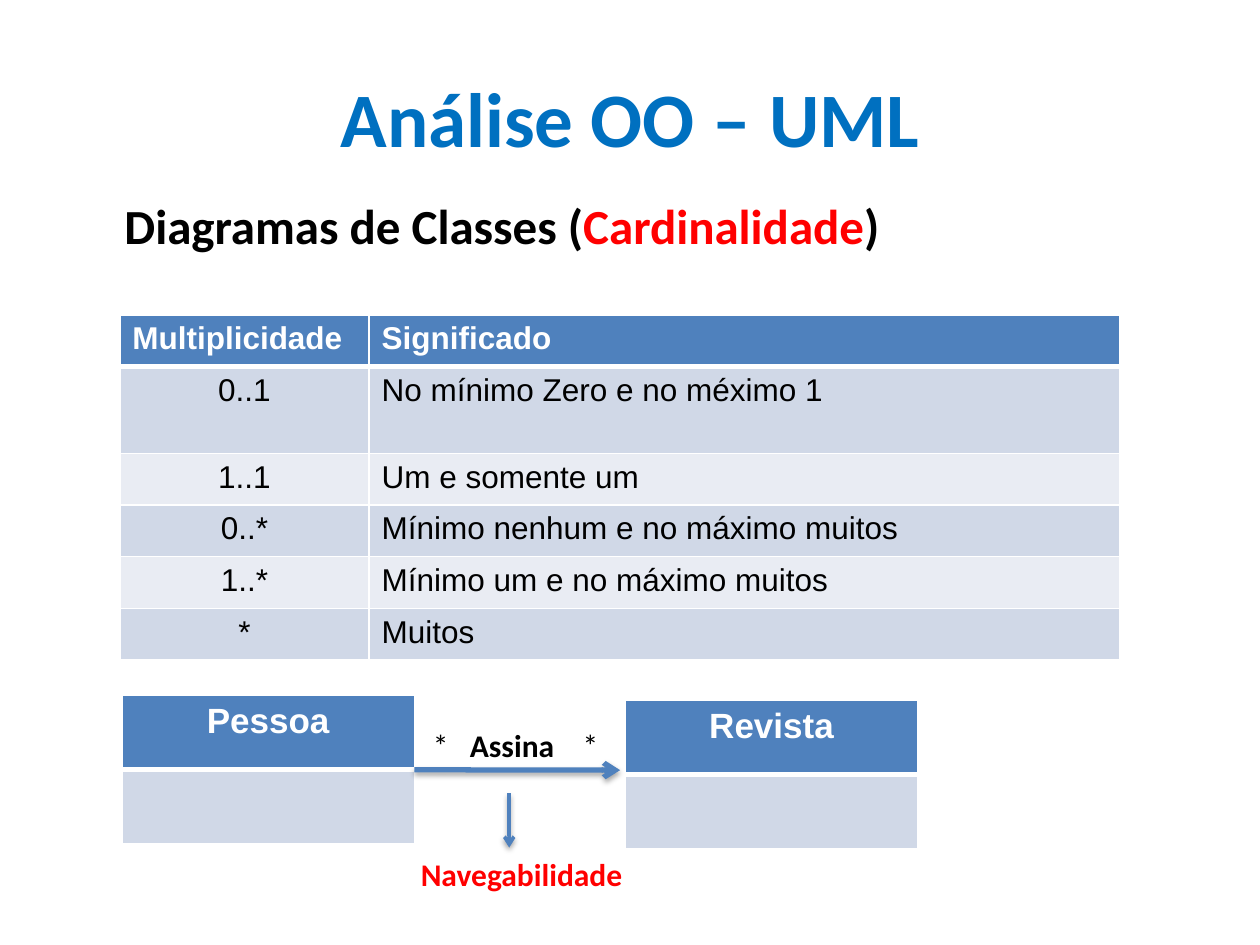
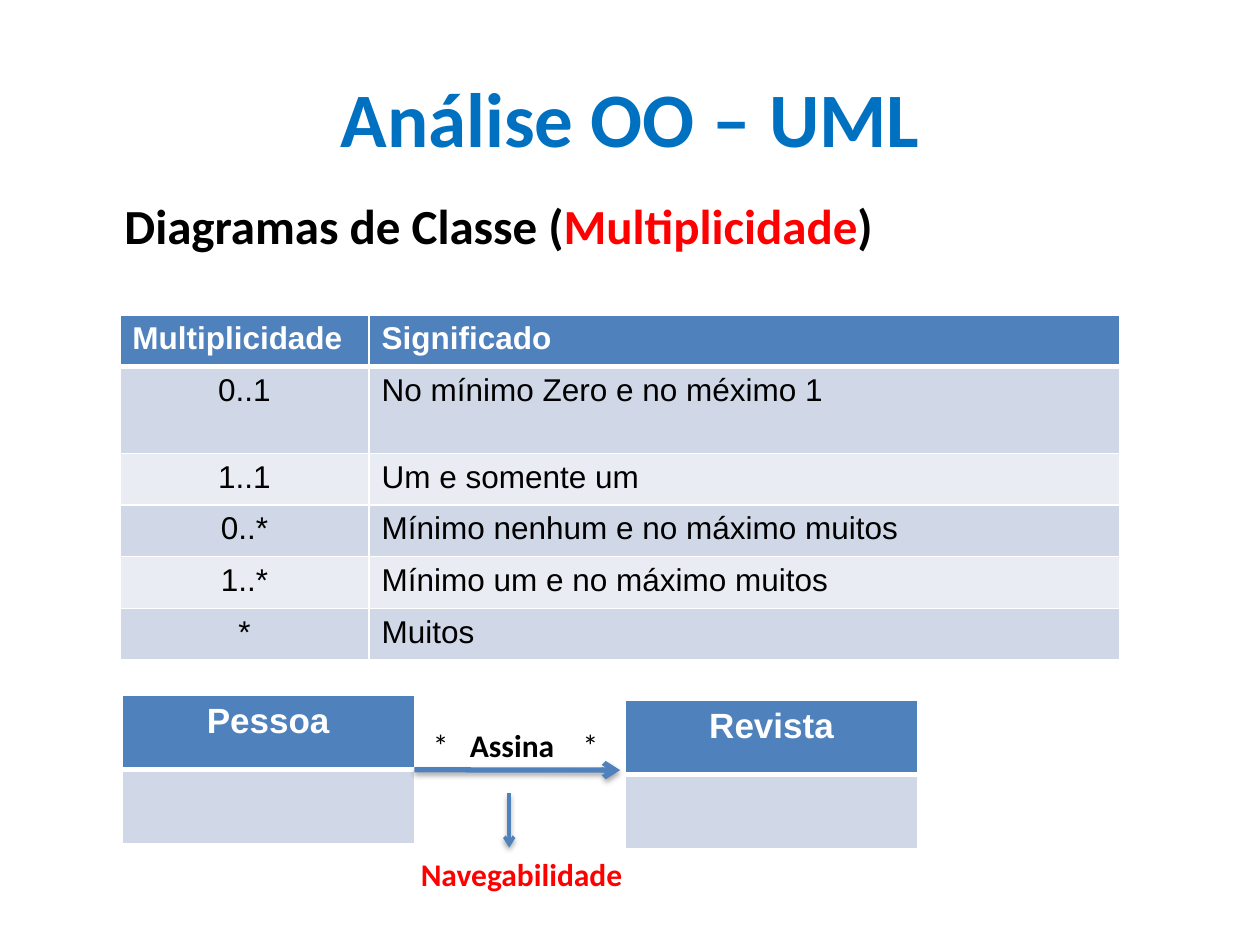
Before and after one commit to CloudEducationBrazil/WydenEngenhariaDeSoftware, a slide deck: slide 22 of 01 Classes/Aulas 03 e 04 Conceitos Métodos Ágeis XP e Analise OO.pptx. Drawn at 1260x945 pixels with LibreOffice and Linux fonts; fonts in the diff are those of the drawing; background and template pictures are left out. Boxes give left, top, right and bottom in pixels: in the first picture for what was removed or moved away, otherwise in the second. Text is boxed around its words. In the diff, an @@ line names an element or a change of style, - is before the commit and + after.

```diff
--- a/01 Classes/Aulas 03 e 04 Conceitos Métodos Ágeis XP e Analise OO.pptx
+++ b/01 Classes/Aulas 03 e 04 Conceitos Métodos Ágeis XP e Analise OO.pptx
@@ text at <box>124,208,872,253</box>: text changed @@
-Diagramas de Classes (Cardinalidade)
+Diagramas de Classe (Multiplicidade)
```
Also in this commit, not shown: 5 other slides changed, 1 other file.
